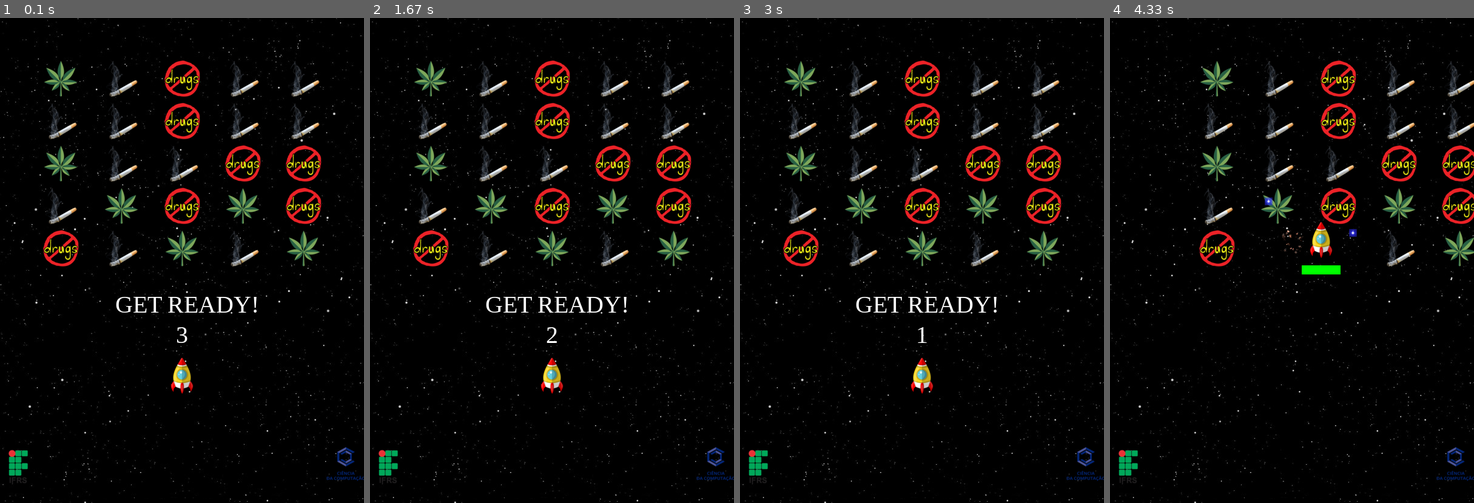
Above: before the commit, frames 1-4 (left to right).
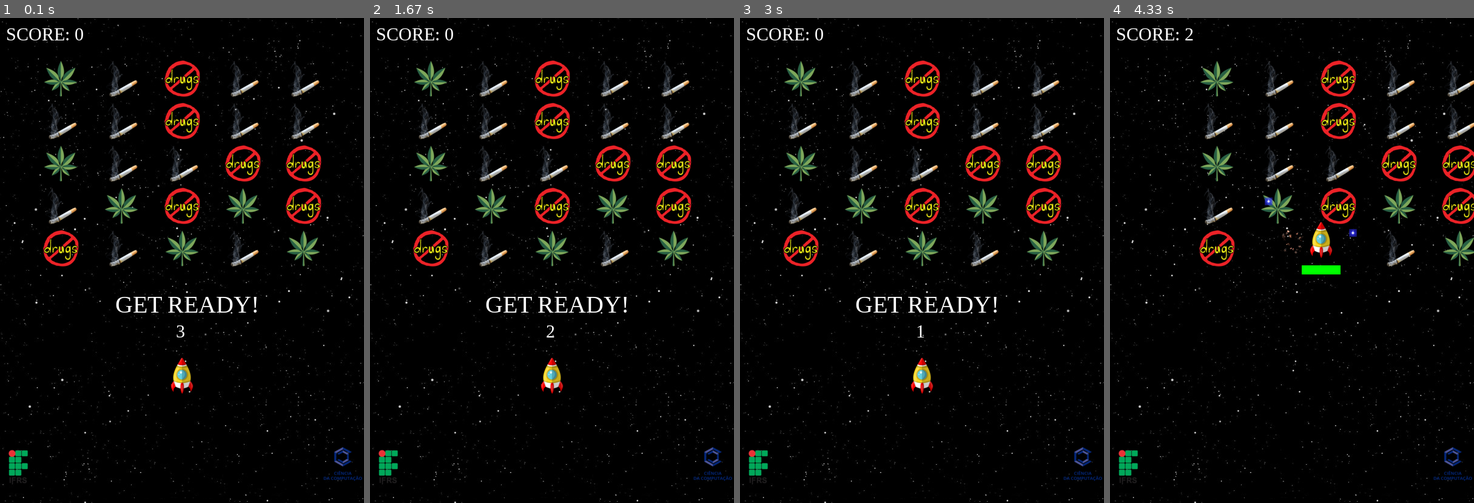
Above: after the commit, the same moments.

Repository: JoaoAlvesC/space-invaders-pygame
Game: pygame game, started from main.py
Two runs of this game, one before a commit and one after it. Both use one fixed random seed, a clock stepped at 60 frames per second and the inputs below.
Inputs:
- Up to frame 1 (0.1 s): no input
- Up to frame 2 (1.67 s): no input
- Up to frame 3 (3 s): no input
- Up to frame 4 (4.33 s): tap Space at 3.4, 3.8, 4.1, 4.3 s; hold Up 3.73-4.2 s; hold Right from 4.23 s (still down)

The runs differ from the first frame. In frame 1, 0.5% of the frame differs, in the area x 2-100%, y 2-96%; in frame 2, 0.5%; in frame 3, 0.4%; in frame 4, 0.4%.

Commit message:
add score

Diff:
--- a/main.py
+++ b/main.py
@@ -11,7 +11,7 @@
 
 mixer.music.load("sound/background.mp3")
 mixer.music.play(-1)
-mixer.music.set_volume(0.10)
+mixer.music.set_volume(0.075)
 
 red = (255, 0, 0)
 green = (0, 255, 0)
@@ -32,6 +32,7 @@
 countdown = 3
 last_count = pygame.time.get_ticks()
 game_over = 0
+score = 0
 
 screen = pygame.display.set_mode((screen_width, screen_height))
 pygame.display.set_caption('Invasive drugs')
@@ -66,8 +67,6 @@
         self.health_start = health
         self.health_remaining = health
         self.last_shot = pygame.time.get_ticks()
-
-
 
     def update(self):
         speed = 8
@@ -122,10 +121,11 @@
             self.kill()
         if pygame.sprite.spritecollide(self, alien_group, True):
             self.kill()
+            global score
+            score += 1
             explosion_fx.play()
             explosion = Explosion(self.rect.centerx, self.rect.centery, 2)
             explosion_group.add(explosion)
-
 
 class Aliens(pygame.sprite.Sprite):
     def __init__(self, x, y):
@@ -151,8 +151,6 @@
             explosion = Explosion(self.rect.centerx, self.rect.centery, 1)
             explosion_group.add(explosion)
 
-
-
 class AlienBullets(pygame.sprite.Sprite):
     def __init__(self, x, y):
         pygame.sprite.Sprite.__init__(self)
@@ -219,8 +217,6 @@
             self.kill()
             spaceship.health_remaining += 1
 
-
-
 spaceship_group = pygame.sprite.Group()
 bullet_group = pygame.sprite.Group()
 alien_group = pygame.sprite.Group()
@@ -240,7 +236,7 @@
 spaceship_group.add(spaceship)
 
 extraLife = ExtraLife(30, screen_height - 60, "img/ifrs.png" )
-extraLife2 = ExtraLife(screen_width - 30, screen_height - 60, "img/computacao.png" )
+extraLife2 = ExtraLife(screen_width - 35, screen_height - 60, "img/computacao.png" )
 extraLife_group.add(extraLife)
 extraLife_group.add(extraLife2)
 
@@ -263,6 +259,7 @@
 
         if len(alien_group) == 0:
             game_over = 1
+
 
         if game_over == 0:
             game_over = spaceship.update()
@@ -279,7 +276,7 @@
 
     if countdown > 0:
         draw_text("GET READY!", font40, white, int(screen_width / 2 - 110), int(screen_height / 2 + 50))
-        draw_text(str(countdown), font40, white, int(screen_width / 2 - 10), int(screen_height / 2 + 100))
+        draw_text(str(countdown), font30, white, int(screen_width / 2 - 10), int(screen_height / 2 + 100))
         count_timer = pygame.time.get_ticks()
         if count_timer - last_count > 1000:
             countdown -= 1
@@ -298,7 +295,7 @@
         if event.type == pygame.QUIT:
             run = False
 
-    #draw_text("SCORE: " + str(score), font30, white, 10, 10)
+    draw_text("SCORE: " + str(score), font30, white, 10, 10)
     pygame.display.update()
 
 pygame.quit()
